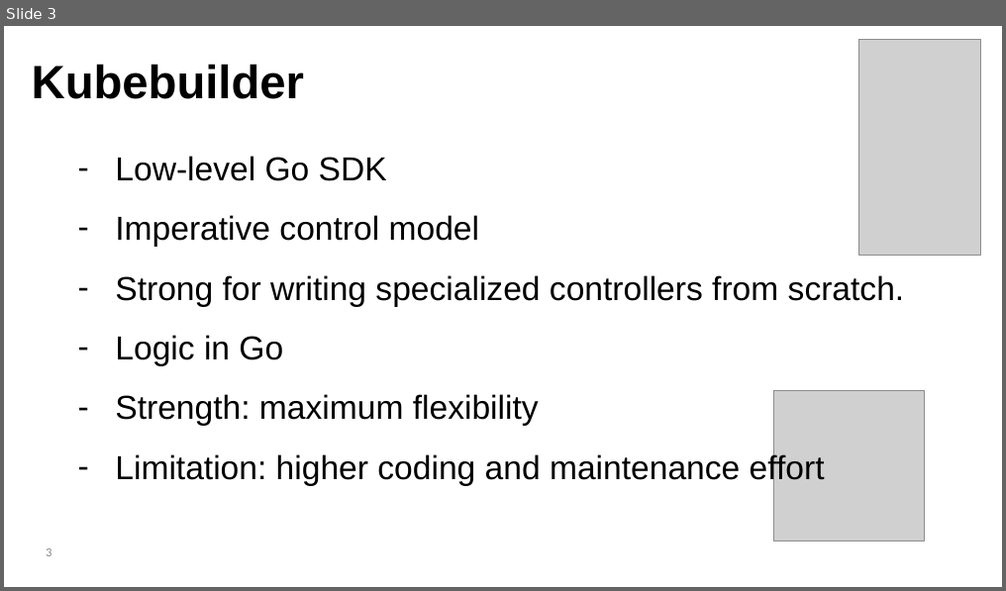
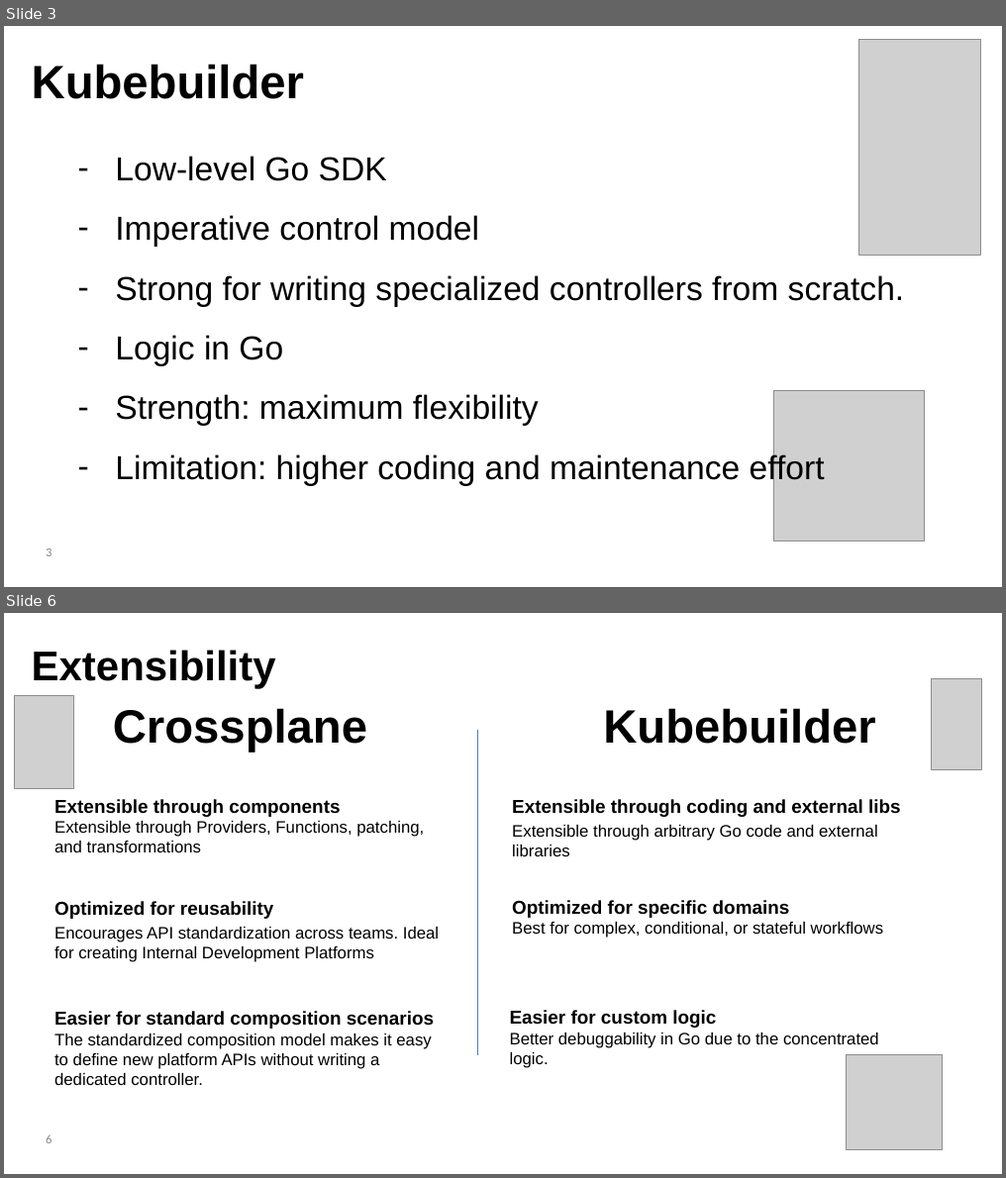
Before and after one commit to lorenzodeluca/kafka-operator-clash, a slide deck: presentation/kubebuilder vs crossplane.pptx. Shown one above the other, each under a label of ours: slide 3 before the commit, slides 3 and 6 after it; the slides between them are not shown. The pictures are 1006x591 and 1006x1178 pixels, drawn with LibreOffice and Linux fonts; fonts in the diff are those of the drawing; grey boxes stand for pictures. Boxes give left, top, right and bottom in pixels: in the first picture for what was removed or moved away, otherwise in the second. Text is boxed around its words. In the diff, an @@ line names an element or a change of style, - is before the commit and + after.

```diff
--- a/presentation/kubebuilder vs crossplane.pptx
+++ b/presentation/kubebuilder vs crossplane.pptx
@@ slide 6 added at (4,613,1002,1174), background #FFFFFF @@
@@ text added at (32,650,276,689), 40 pt, text #000000, bold @@
+Extensibility
@@ picture added at (14,696,73,789) @@
@@ picture added at (931,679,982,769) @@
@@ text added at (113,708,367,752), 45 pt, text #000000, bold @@
+Crossplane
@@ line added from (478, 730) to (478, 1056), #4B7EBC 0.75 pt @@
@@ text added at (603,708,875,744), 45 pt, text #000000, bold @@
+Kubebuilder
@@ text added at (54,799,340,817), 18 pt, text #000000, bold @@
+Extensible through components
@@ text added at (512,799,901,817), 18 pt, text #000000, bold @@
+Extensible through coding and external libs
@@ text added at (54,821,424,853), 16 pt, text #000000 @@
+Extensible through Providers, Functions, patching, and transformations
@@ text added at (512,825,878,857), 16 pt, text #000000 @@
+Extensible through arbitrary Go code and external libraries
@@ text added at (54,901,273,919), 18 pt, text #000000, bold @@
+Optimized for reusability
@@ text added at (512,900,790,918), 18 pt, text #000000, bold @@
+Optimized for specific domains
@@ text added at (54,927,439,962), 16 pt, text #000000 @@
+Encourages API standardization across teams. Ideal for creating Internal Development Platforms
@@ text added at (512,922,884,938), 16 pt, text #000000 @@
+Best for complex, conditional, or stateful workflows
@@ text added at (54,1011,434,1029), 18 pt, text #000000, bold @@
+Easier for standard composition scenarios
@@ text added at (510,1010,716,1028), 18 pt, text #000000, bold @@
+Easier for custom logic
@@ text added at (54,1034,431,1085), 16 pt, text #000000 @@
+The standardized composition model makes it easy to define new platform APIs without writing a dedicated controller.
@@ text added at (510,1033,879,1068), 16 pt, text #000000 @@
+Better debuggability in Go due to the concentrated logic.
@@ picture added at (846,1055,943,1151) @@
@@ page number added at (46,1135,52,1144), 12 pt, text #888888 @@
+6
```
Also in this commit, not shown: 3 slides changed, 10 other slides added, 9 slides removed, 5 other files.
